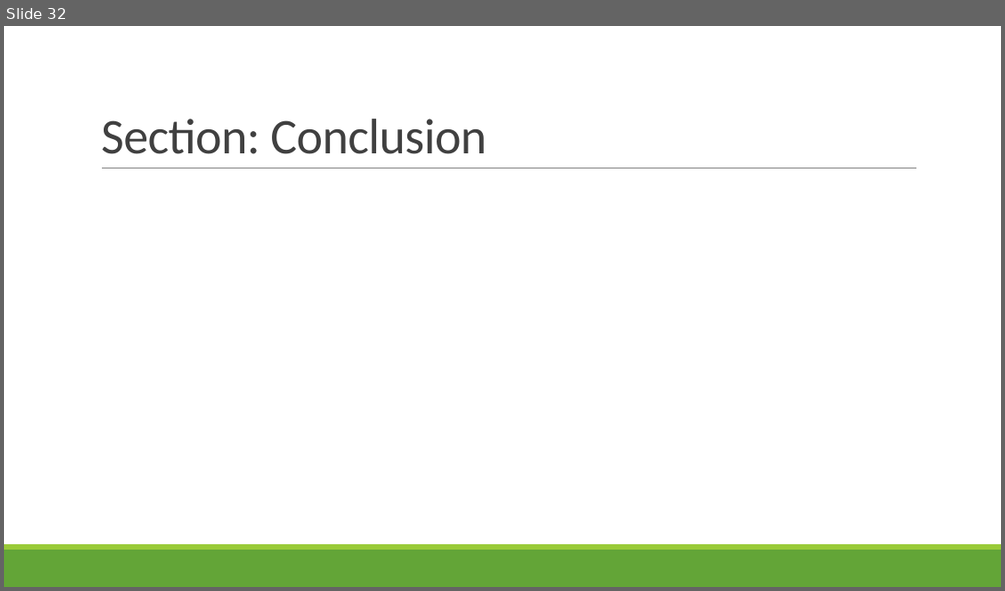
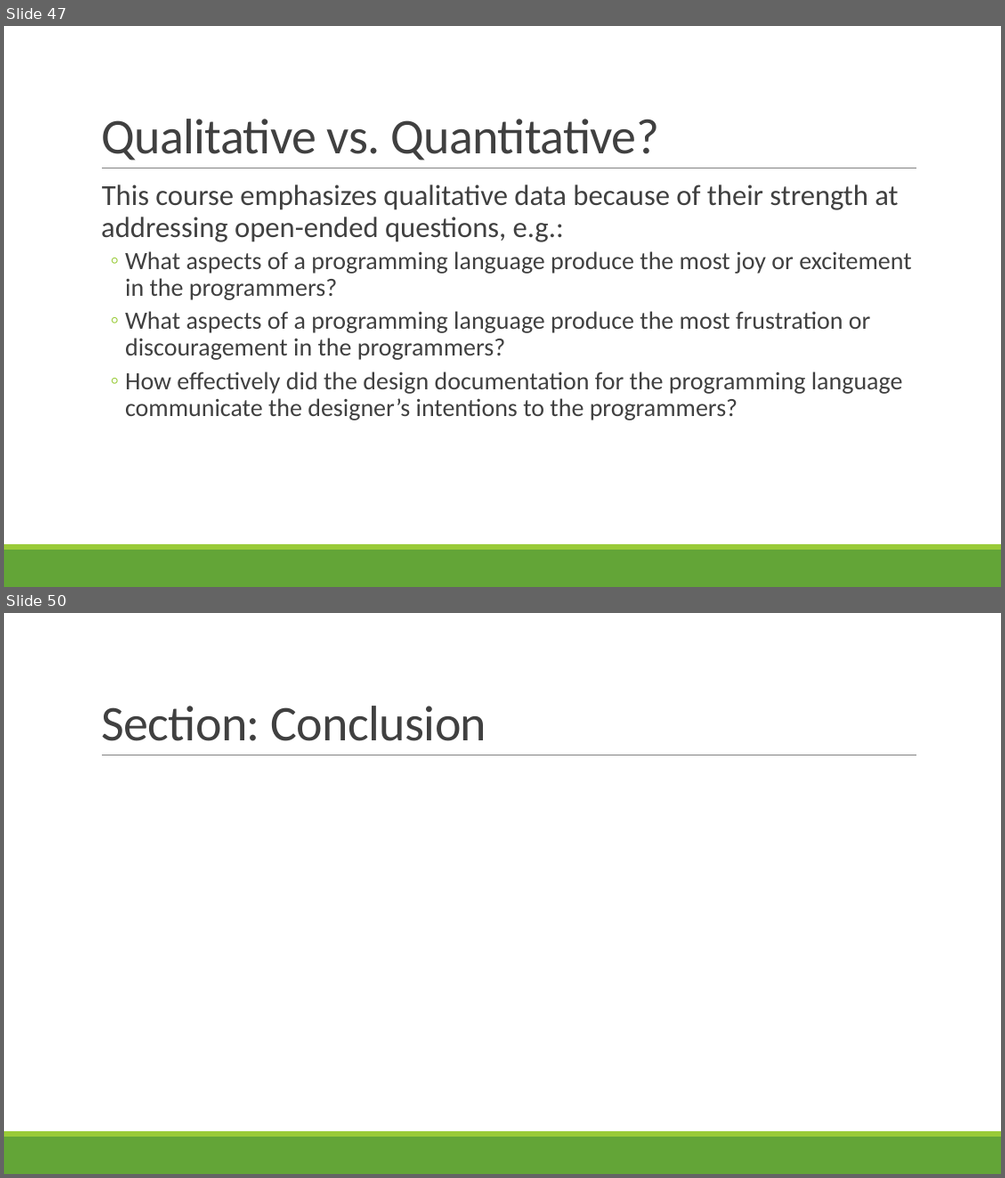
Before and after one commit to rbohrer/pl-course, a slide deck: LectureSlides/08Design1.pptx. Shown one above the other, each under a label of ours: slide 32 before the commit, slides 47 and 50 after it; the slides between them are not shown. The pictures are 1005x591 and 1005x1178 pixels, drawn with LibreOffice and Linux fonts; fonts in the diff are those of the drawing. Boxes give left, top, right and bottom in pixels: in the first picture for what was removed or moved away, otherwise in the second. Text is boxed around its words. In the diff, an @@ line names an element or a change of style, - is before the commit and + after.

```diff
--- a/LectureSlides/08Design1.pptx
+++ b/LectureSlides/08Design1.pptx
@@ slide 47 added at (4, 26, 1001, 587), background #FFFFFF; not listed: 3 template elements that a slide beside it also shows @@
@@ title added at (101, 119, 659, 160), 48 pt, text #404040 @@
+Qualitative vs. Quantitative?
@@ text added at (101, 184, 911, 420), 24 pt, text #404040 @@
+  This course emphasizes qualitative data because of their strength at addressing open-ended questions, e.g.:
+  ◦ What aspects of a programming language produce the most joy or excitement in the programmers?
+  ◦ What aspects of a programming language produce the most frustration or discouragement in the programmers?
+  ◦ How effectively did the design documentation for the programming language communicate the designer’s intentions to the programmers?
@@ what was slide 32 is now slide 50 @@
```
Also in this commit, not shown: 2 slides changed, 17 other slides added.
